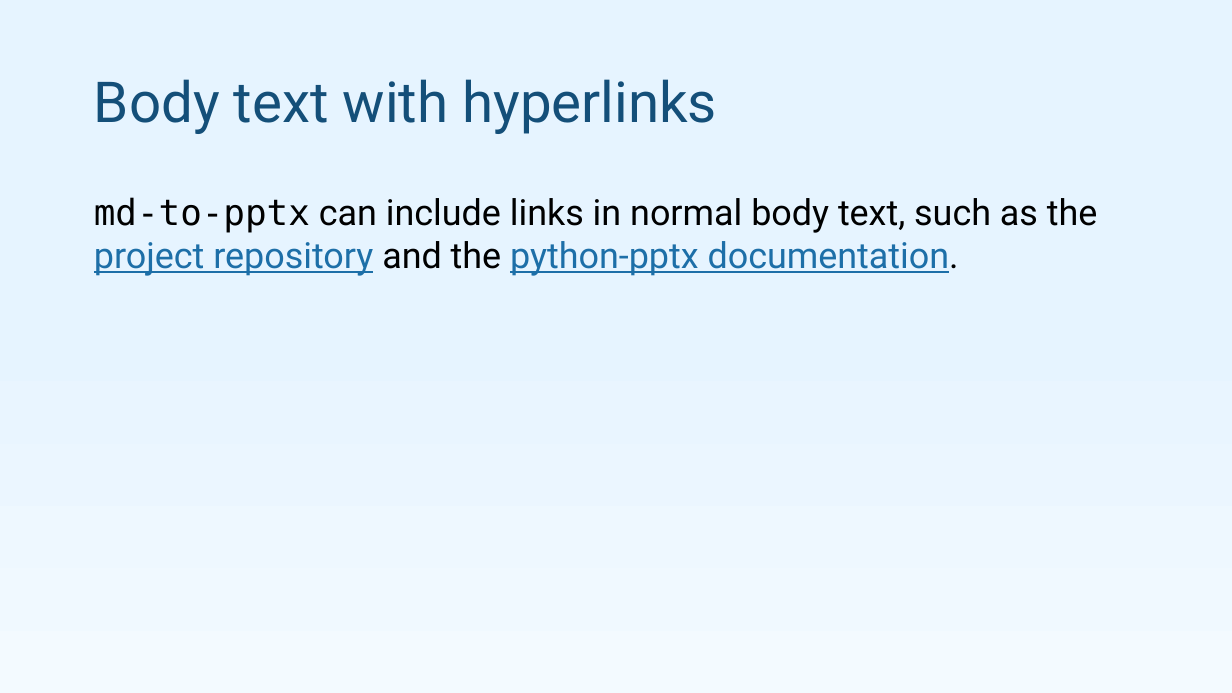
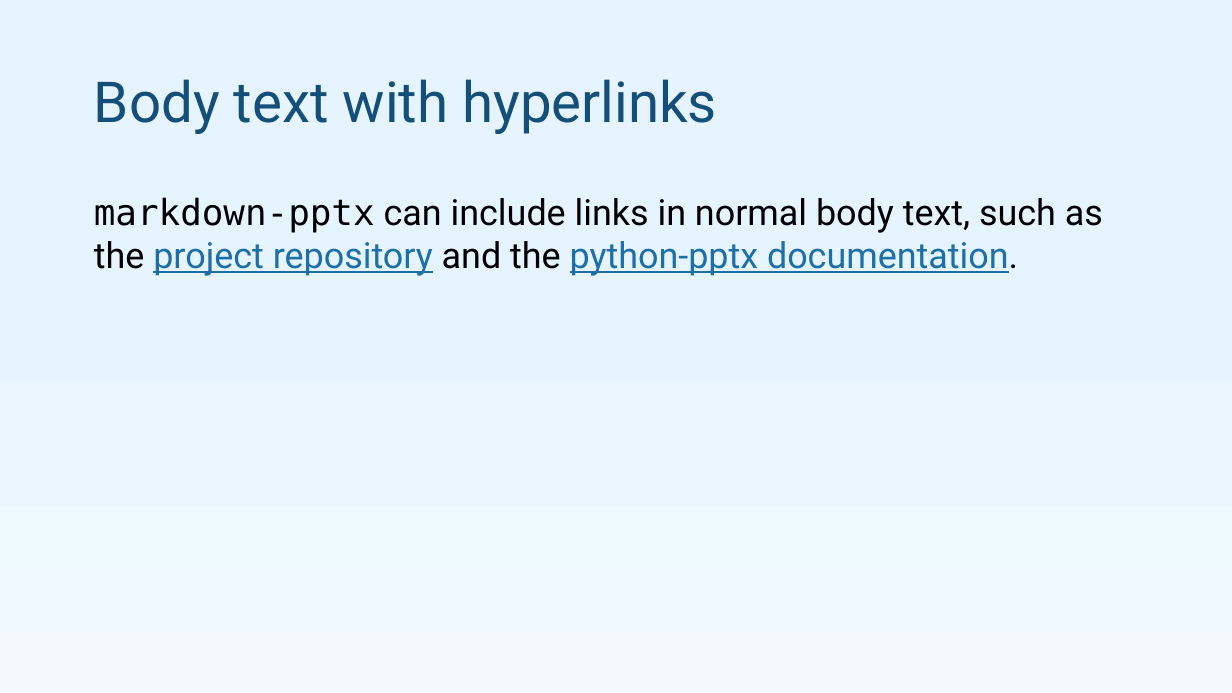
Before and after one commit to pseudosavant/md-to-pptx, a slide deck: slide 12 of sample/showcase.pptx. Drawn at 1232x693 pixels with LibreOffice and Linux fonts; fonts in the diff are those of the drawing. Boxes give left, top, right and bottom in pixels: in the first picture for what was removed or moved away, otherwise in the second. Text is boxed around its words. In the diff, an @@ line names an element or a change of style, - is before the commit and + after.

```diff
--- a/sample/showcase.pptx
+++ b/sample/showcase.pptx
@@ text at (94,197,1103,276): text changed @@
-md-to-pptx can include links in normal body text, such as the project repository and the python-pptx documentation.
+markdown-pptx can include links in normal body text, such as the project repository and the python-pptx documentation.
```
Also in this commit, not shown: 6 other slides changed.
